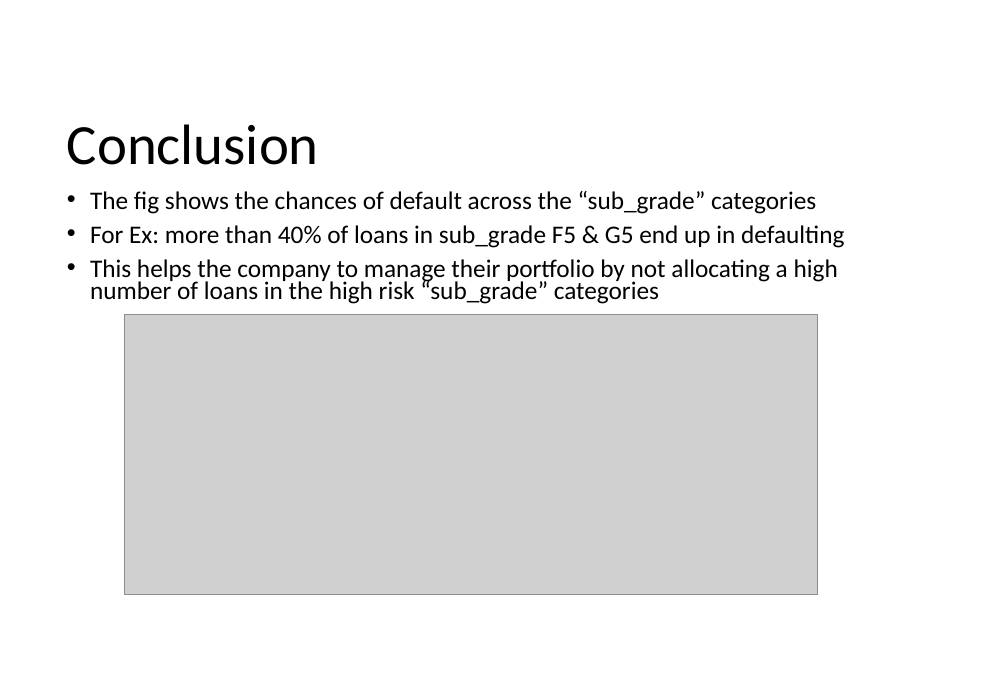
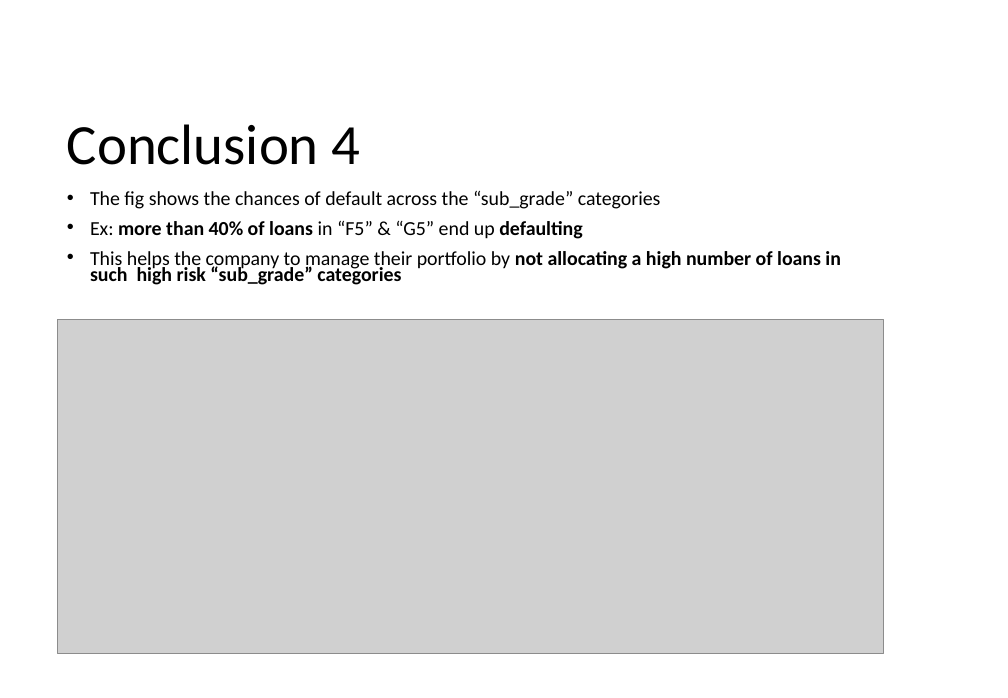
Before and after one commit to krishnajiraoh/upGrad_lending_club_case_study, a slide deck: slide 4 of Insights.pptx (slide 7 before the commit). Drawn at 1008x698 pixels with LibreOffice and Linux fonts; fonts in the diff are those of the drawing; grey boxes stand for pictures. Boxes give left, top, right and bottom in pixels: in the first picture for what was removed or moved away, otherwise in the second. Text is boxed around its words. In the diff, an @@ line names an element or a change of style, - is before the commit and + after.

```diff
--- a/Insights.pptx
+++ b/Insights.pptx
@@ title at (67, 124, 361, 165): text changed @@
-Conclusion
+Conclusion 4
@@ text at (90, 191, 661, 209): size 19.6 to 15.4 pt in "The fig shows the chances of default ..." @@
@@ text at (90, 221, 841, 285): text changed; size 19.6 to 15.4 pt; bold on @@
-• For Ex: more than 40% of loans in sub_grade F5 & G5 end up in defaulting
-• This helps the company to manage their portfolio by not allocating a high number of loans in the high risk “sub_grade” categories
+• Ex: more than 40% of loans in “F5” & “G5” end up defaulting
+• This helps the company to manage their portfolio by not allocating a high number of loans in such high risk “sub_grade” categories
@@ picture: place and size @@
-picture at (124, 314, 817, 594)
+picture at (58, 319, 884, 653)
```
Also in this commit, not shown: 4 other slides changed, 2 slides added, 3 slides removed.
